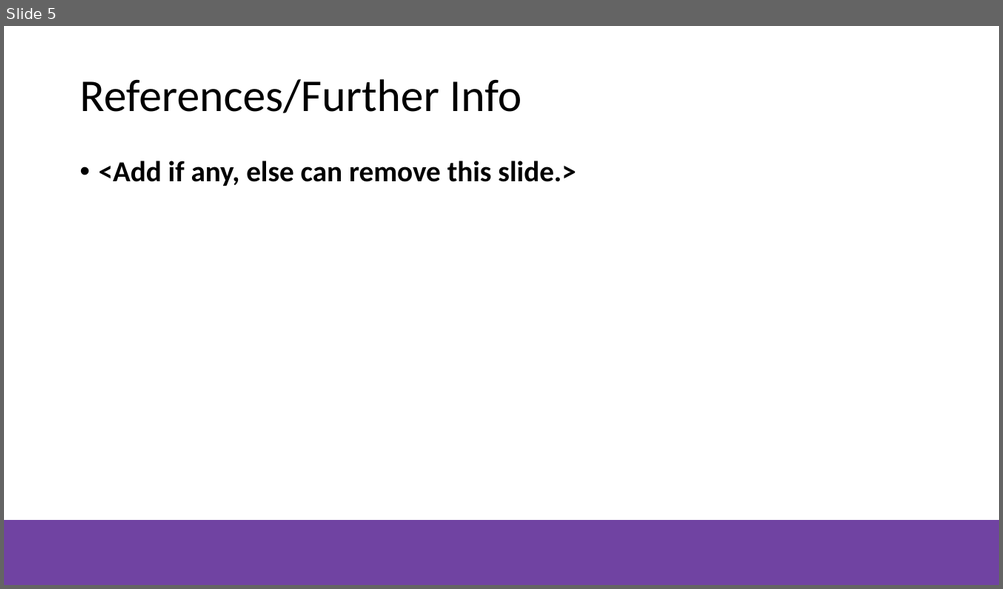
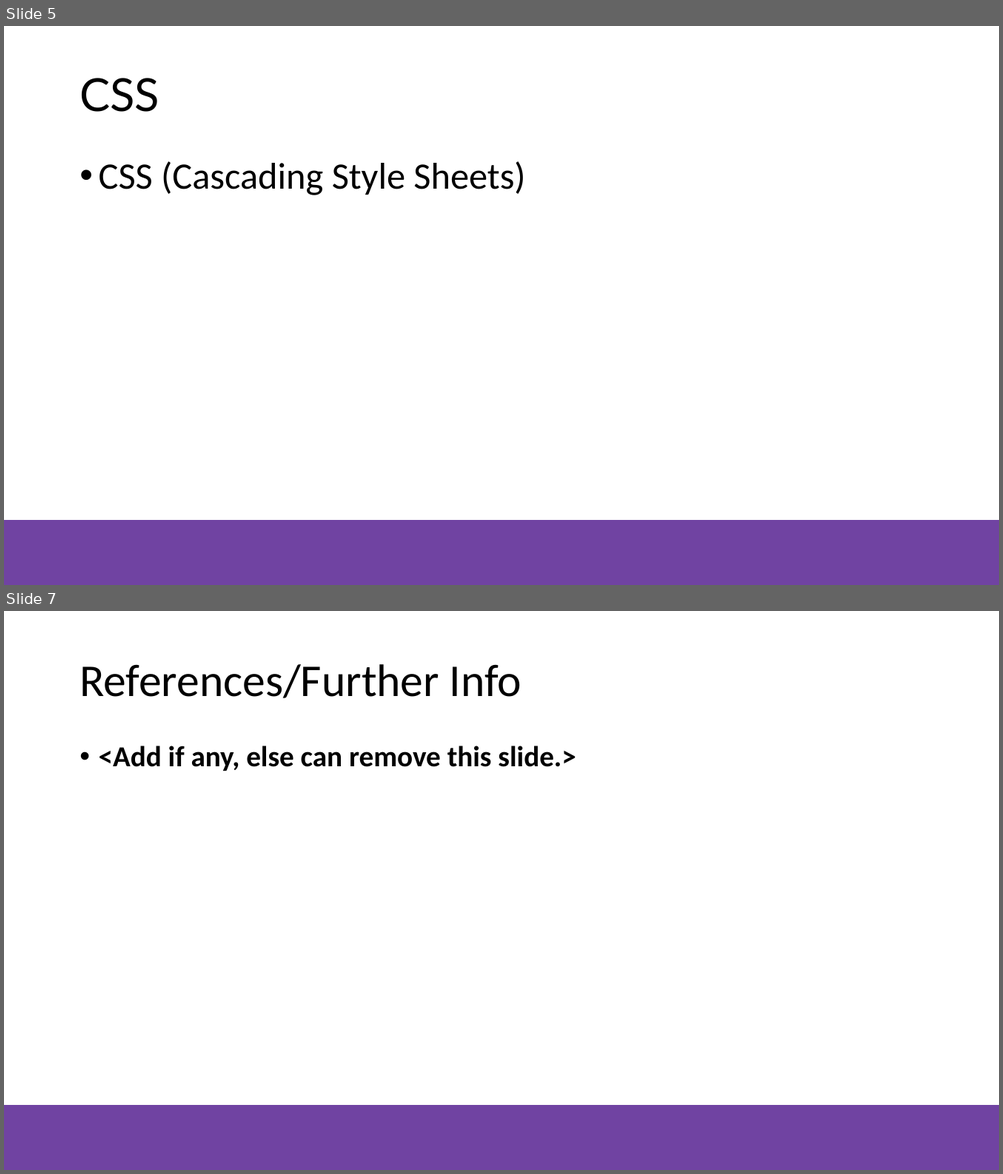
Before and after one commit to NZMSA/2021-introduction-to-general-software-development, a slide deck: html-css-javascript/MSA-Presentation-template.pptx. Shown one above the other, each under a label of ours: slide 5 before the commit, slides 5 and 7 after it; the slides between them are not shown. The pictures are 1003x589 and 1003x1174 pixels, drawn with LibreOffice and Linux fonts; fonts in the diff are those of the drawing; background and template pictures are left out. Boxes give left, top, right and bottom in pixels: in the first picture for what was removed or moved away, otherwise in the second. Text is boxed around its words. In the diff, an @@ line names an element or a change of style, - is before the commit and + after.

```diff
--- a/html-css-javascript/MSA-Presentation-template.pptx
+++ b/html-css-javascript/MSA-Presentation-template.pptx
@@ slide 5 added at bbox=[4, 26, 999, 585], background #FFFFFF; not listed: 1 template element that a slide beside it also shows @@
@@ title added at bbox=[79, 78, 159, 112], 44 pt, text #000000 @@
+CSS
@@ text added at bbox=[99, 161, 525, 195], 36 pt, text #000000 @@
+• CSS (Cascading Style Sheets)
@@ what was slide 5 is now slide 7 @@
```
Also in this commit, not shown: 2 slides changed, 3 other slides added, 2 slides removed, 3 other files.
